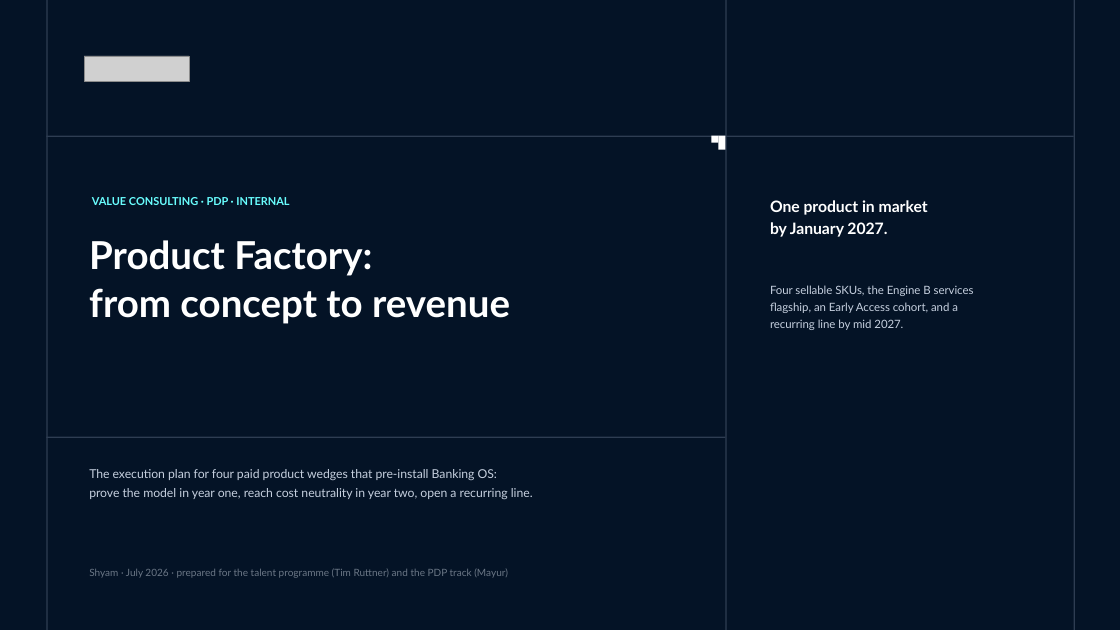
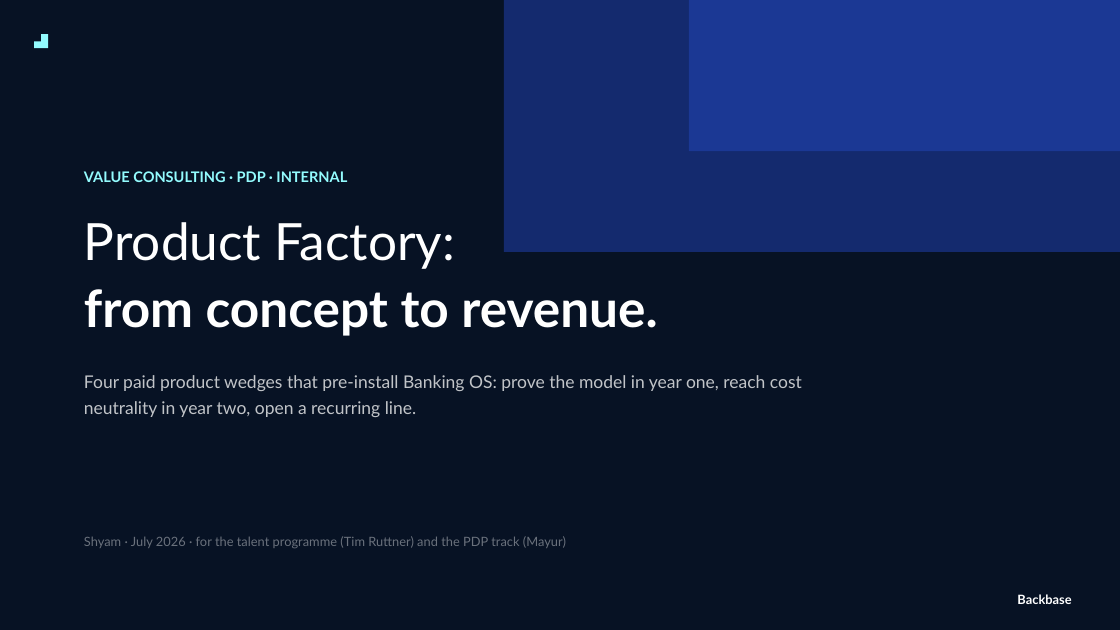
Before and after one commit to shyammohan160489-sys/value-consulting-agents, a slide deck: slide 1 of Engagement/Internal/product-factory/Product_Factory_Execution_Plan_Exhibit.pptx. Drawn at 1120x630 pixels with LibreOffice and Linux fonts; fonts in the diff are those of the drawing; grey boxes stand for pictures. Boxes give left, top, right and bottom in pixels: in the first picture for what was removed or moved away, otherwise in the second. Text is boxed around its words. In the diff, an @@ line names an element or a change of style, - is before the commit and + after.

```diff
--- a/Engagement/Internal/product-factory/Product_Factory_Execution_Plan_Exhibit.pptx
+++ b/Engagement/Internal/product-factory/Product_Factory_Execution_Plan_Exhibit.pptx
@@ background #041326 to #FFFFFF @@
@@ rectangle: place and size @@
-rectangle at bbox=[46, 0, 47, 630]
+rectangle at bbox=[0, 0, 1120, 630]
@@ rectangle at bbox=[0, 0, 1120, 630]: fill #2E3D52 to #071224 @@
@@ rectangle added at bbox=[504, 0, 1120, 252], fill #142A6E @@
@@ rectangle: place and size @@
-rectangle at bbox=[46, 135, 1074, 136]
+rectangle at bbox=[689, 0, 1120, 151]
@@ rectangle at bbox=[689, 0, 1120, 151]: fill #2E3D52 to #1B3894 @@
@@ rectangle removed at bbox=[726, 0, 727, 630] @@
@@ rectangle removed at bbox=[1074, 0, 1075, 630] @@
@@ freeform shape added at bbox=[34, 34, 49, 49], fill #93FBFE @@
@@ picture removed at bbox=[84, 56, 189, 82] @@
@@ rectangle removed at bbox=[712, 135, 718, 142] @@
@@ rectangle removed at bbox=[718, 135, 725, 150] @@
@@ text "VALUE CONSULTING · PDP · ...": place and size @@
-text "VALUE CONSULTING · PDP · ..." at bbox=[92, 197, 289, 205]
+text "VALUE CONSULTING · PDP · ..." at bbox=[84, 171, 347, 182]
@@ text "VALUE CONSULTING · PDP · ..." at bbox=[84, 171, 347, 182]: size 9.4 to 12.5 pt, text colour #69FEFF to #93FBFE; line spacing 1.15 to 1; more space between paragraphs @@
@@ text "Product Factory:": place and size @@
-text "Product Factory:" at bbox=[89, 240, 510, 324]
+text "Product Factory:" at bbox=[84, 222, 657, 336]
@@ text removed at bbox=[770, 200, 928, 237] @@
-One product in market
-by January 2027.
@@ text at bbox=[84, 222, 455, 269]: size 33 to 44 pt, bold off in "Product Factory:"; line spacing 1.04 to 1.05; more space between paragraphs @@
@@ text at bbox=[84, 289, 657, 336]: text changed; size 33 to 44 pt @@
-from concept to revenue
+from concept to revenue.
@@ text removed at bbox=[770, 285, 974, 330] @@
-Four sellable SKUs, the Engine B services
-flagship, an Early Access cohort, and a
-recurring line by mid 2027.
@@ text at bbox=[84, 375, 802, 417]: text changed; size 10.5 to 15 pt; text colour #C5CFDE to #C1C4C8 @@
-The execution plan for four paid product wedges that pre-install Banking OS:
-prove the model in year one, reach cost neutrality in year two, open a recurring line.
+Four paid product wedges that pre-install Banking OS: prove the model in year one, reach cost neutrality in year two, open a recurring line.
@@ rectangle removed at bbox=[46, 437, 725, 438] @@
@@ text at bbox=[84, 536, 566, 548]: text changed; size 8.6 to 11 pt; text colour #6B7786 to #6A717C @@
-Shyam · July 2026 · prepared for the talent programme (Tim Ruttner) and the PDP track (Mayur)
+Shyam · July 2026 · for the talent programme (Tim Ruttner) and the PDP track (Mayur)
@@ text added at bbox=[1017, 594, 1071, 604], 11 pt, text #FFFFFF, bold @@
+Backbase
```
Also in this commit, not shown: 40 other slides changed, 16 slides added, 12 other files.
